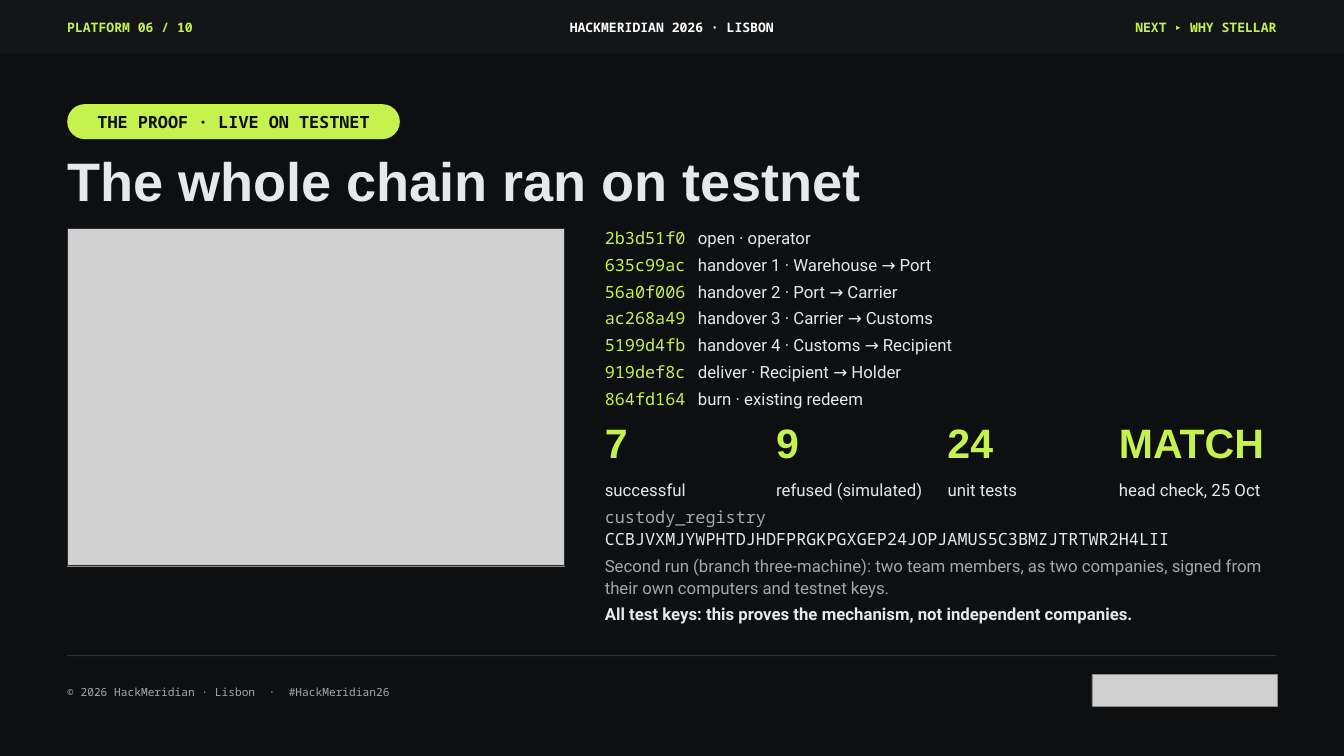
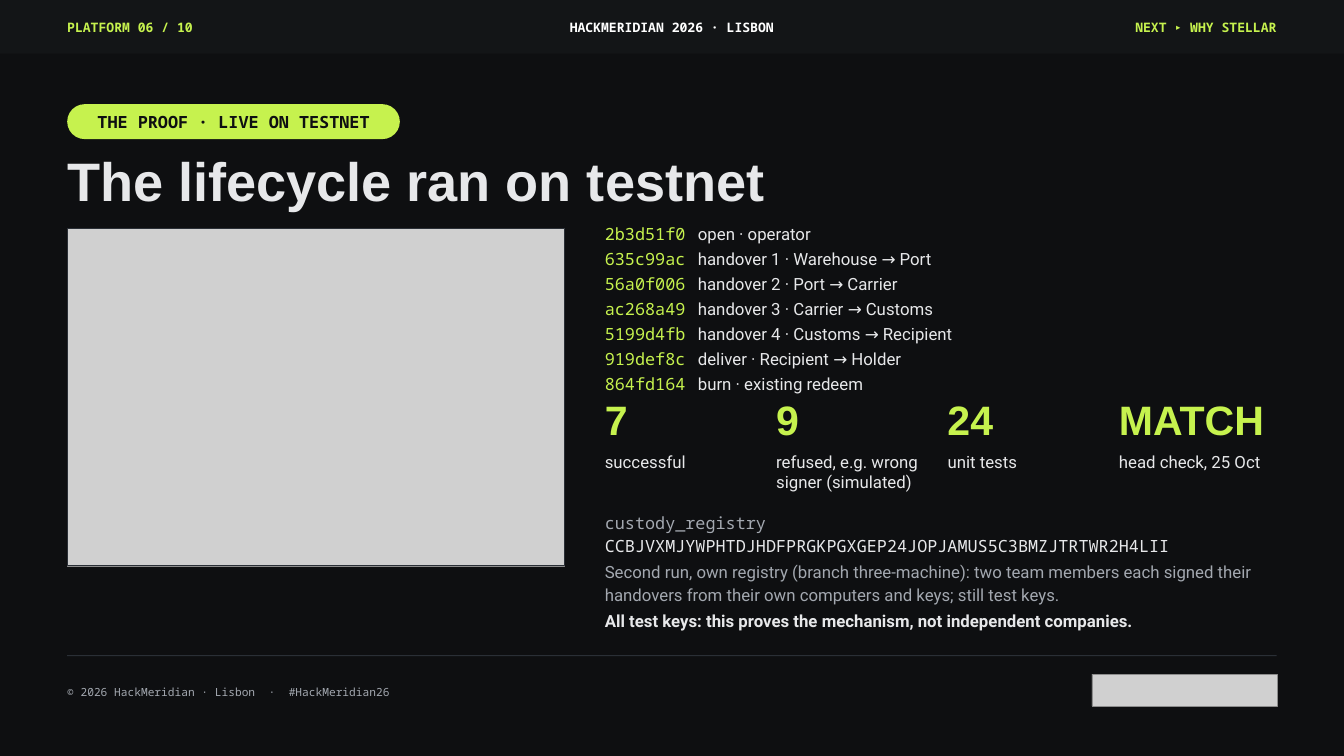
Before and after one commit to pwsaragossy/hackmeridian-cos, a slide deck: slide 6 of projects/hackmeridian-rail/deck/radox-custody-rail.pptx. Drawn at 1344x756 pixels with LibreOffice and Linux fonts; fonts in the diff are those of the drawing; grey boxes stand for pictures. Boxes give left, top, right and bottom in pixels: in the first picture for what was removed or moved away, otherwise in the second. Text is boxed around its words. In the diff, an @@ line names an element or a change of style, - is before the commit and + after.

```diff
--- a/projects/hackmeridian-rail/deck/radox-custody-rail.pptx
+++ b/projects/hackmeridian-rail/deck/radox-custody-rail.pptx
@@ text at (67, 161, 764, 211): text changed @@
-The whole chain ran on testnet
+The lifecycle ran on testnet
@@ text "2b3d51f0 open · operator": place and size @@
-text "2b3d51f0 open · operator" at (605, 231, 811, 248)
+text "2b3d51f0 open · operator" at (605, 227, 811, 244)
@@ text "635c99ac handover 1 · Warehouse ...": place and size @@
-text "635c99ac handover 1 · Warehouse ..." at (605, 258, 932, 271)
+text "635c99ac handover 1 · Warehouse ..." at (605, 252, 932, 265)
@@ 3 texts: place and size @@
-3 texts at (605, 285, 952, 355)
+3 texts at (605, 277, 952, 344)
@@ text "919def8c deliver · Recipient → ...": place and size @@
-text "919def8c deliver · Recipient → ..." at (605, 365, 901, 382)
+text "919def8c deliver · Recipient → ..." at (605, 352, 901, 369)
@@ text "864fd164 burn · existing redeem": place and size @@
-text "864fd164 burn · existing redeem" at (605, 392, 863, 409)
+text "864fd164 burn · existing redeem" at (605, 377, 863, 394)
@@ text at (776, 455, 917, 492): text changed @@
-refused (simulated)
+refused, e.g. wrong signer (simulated)
@@ 7 texts: place and size @@
-7 texts at (605, 429, 1264, 498)
+7 texts at (605, 406, 1264, 470)
@@ line spacing 1.12 to 1; less space between paragraphs in 3 elements at (605, 455, 686, 468), (948, 456, 1017, 468), (1119, 455, 1260, 470) @@
@@ text at (605, 565, 1251, 605): text changed @@
-Second run (branch three-machine): two team members, as two companies, signed from their own computers and testnet keys.
+Second run, own registry (branch three-machine): two team members each signed their handovers from their own computers and keys; still test keys.
```
Also in this commit, not shown: 4 other slides changed, 5 other files.
